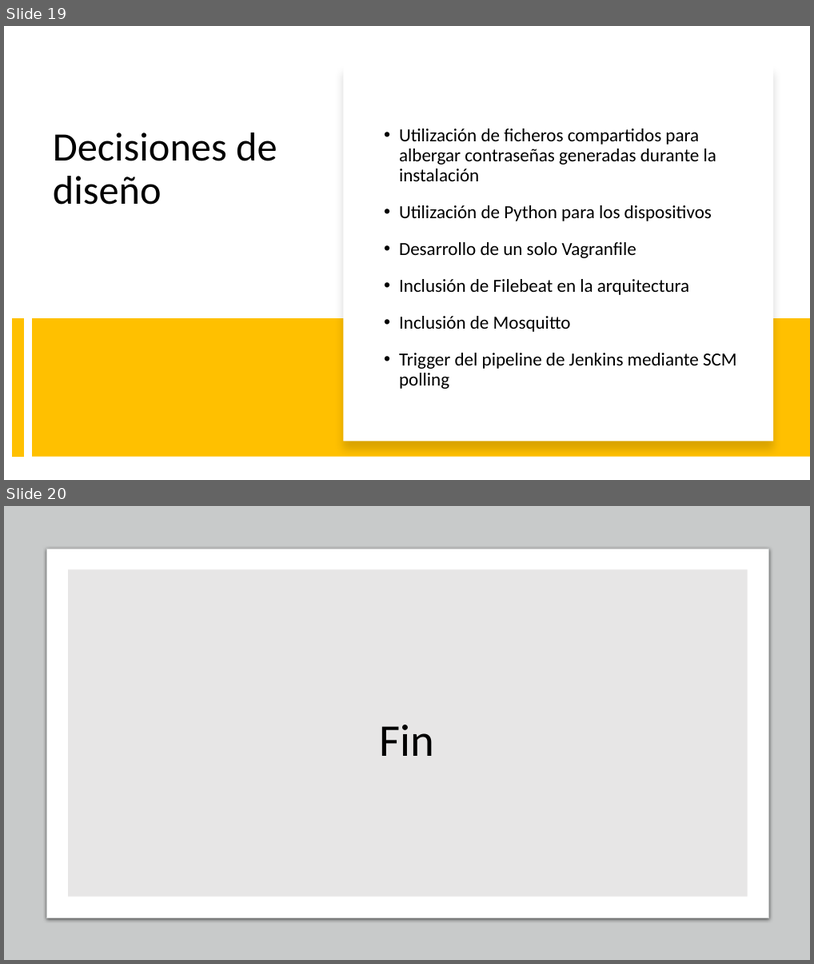
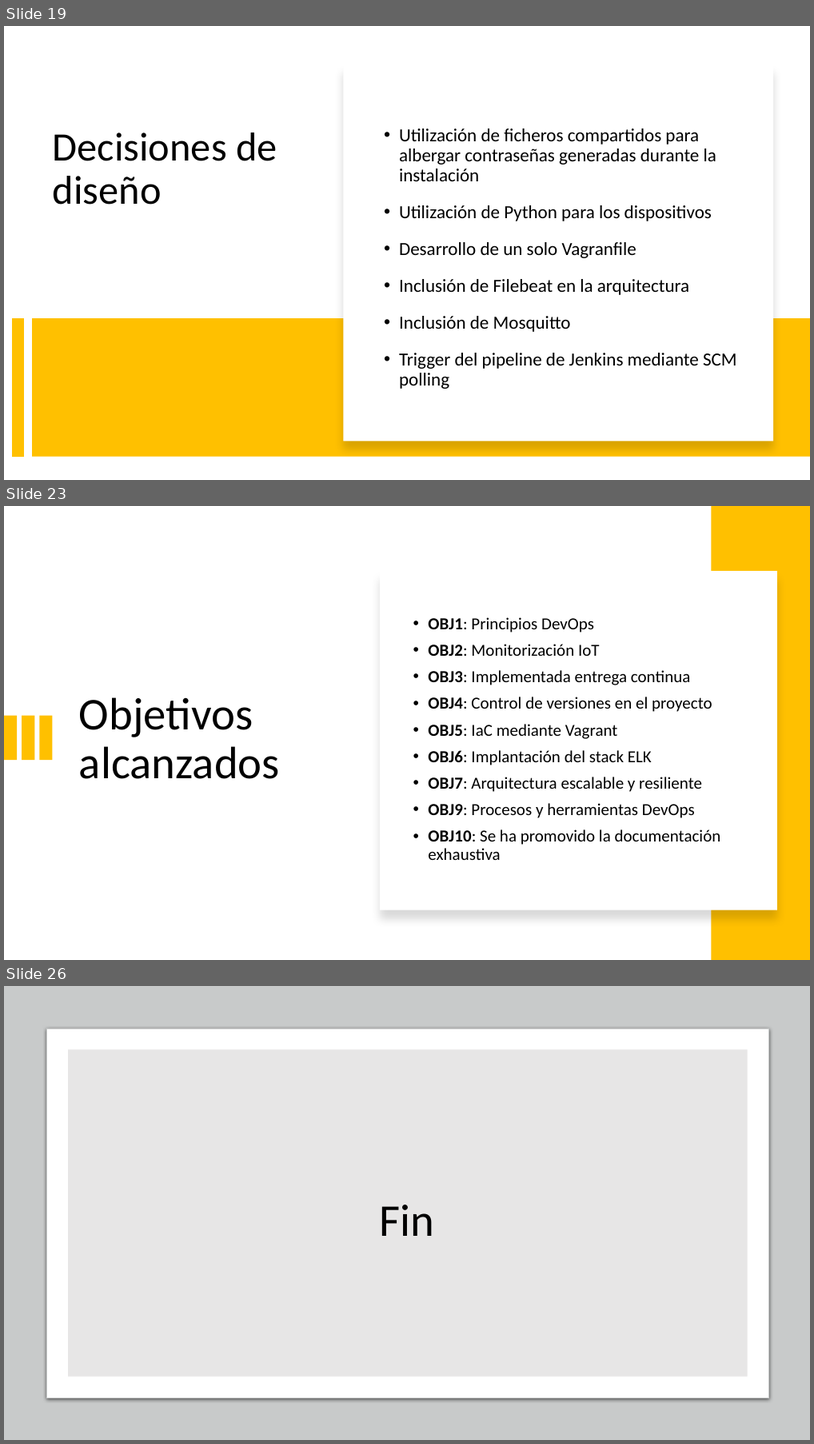
Before and after one commit to alfonsodiezramirez-upm/vagrant-ELK-edgeCluster, a slide deck: Presentación PFM.pptx. Shown one above the other, each under a label of ours: slides 19 and 20 before the commit, slides 19, 23 and 26 after it; the slides between them are not shown. The pictures are 814x964 and 814x1444 pixels, drawn with LibreOffice and Linux fonts; fonts in the diff are those of the drawing. Boxes give left, top, right and bottom in pixels: in the first picture for what was removed or moved away, otherwise in the second. Text is boxed around its words. In the diff, an @@ line names an element or a change of style, - is before the commit and + after.

```diff
--- a/Presentación PFM.pptx
+++ b/Presentación PFM.pptx
@@ slide 23 added at box(4, 506, 810, 960), background #FFFFFF @@
@@ rectangle added at box(712, 506, 810, 960), fill #FFC000 @@
@@ rectangle added at box(380, 571, 778, 909), fill #FFFFFF @@
@@ text added at box(428, 617, 722, 860), 20 pt, text #000000 @@
+• OBJ1: Principios DevOps
+• OBJ2: Monitorización IoT
+• OBJ3: Implementada entrega continua
+• OBJ4: Control de versiones en el proyecto
+• OBJ5: IaC mediante Vagrant
+• OBJ6: Implantación del stack ELK
+• OBJ7: Arquitectura escalable y resiliente
+• OBJ9: Procesos y herramientas DevOps
+• OBJ10: Se ha promovido la documentación exhaustiva
@@ title added at box(79, 697, 280, 779), 54 pt, text #000000 @@
+Objetivos alcanzados
@@ rectangle added at box(4, 716, 17, 760), fill #FFC000 @@
@@ rectangle added at box(22, 716, 34, 760), fill #FFC000 @@
@@ rectangle added at box(40, 716, 52, 760), fill #FFC000 @@
@@ what was slide 20 is now slide 26 @@
```
Also in this commit, not shown: 2 slides changed, 5 other slides added.
